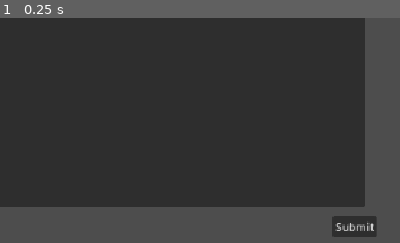
Above: before the commit, frame 1.
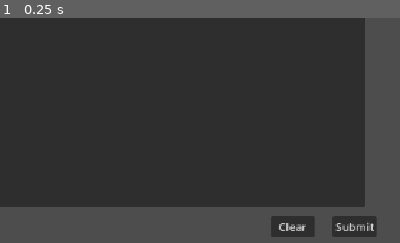
Above: after the commit, the same moment.

Repository: fishlis/SM2603-asm2
Game: Godot game, scene res://drawing_pad.tscn
The game is run twice, just before and just after one commit, with the same random seed, the same clock (stepped at 60 frames per second) and the same inputs. The project has no main scene, so this scene is started directly.
Inputs:
- Up to frame 1 (0.25 s): no input
The pictures show only the part of the screen within x 50-100%, y 50-100%; the shares and areas given below are measured in that part.

The runs differ from the first frame. In frame 1, 0.9% of the frame differs, in the area x 67-79%, y 88-98%.

Commit message:
Allow draw two lines

Diff:
--- a/drawing_pad.gd
+++ b/drawing_pad.gd
@@ -21,14 +21,15 @@
 var busy = false
 var points: PackedVector2Array = PackedVector2Array()
 var templates: Dictionary = {}
+var current_line: Line2D = null
 
 @onready var line: Line2D = $Line2D
 @onready var spawn_point: Control = $ComponentSpawnPoint
 @onready var submit_btn: Button = $SubmitButton
+@onready var clear_btn: Button = $ClearButton
 
 func _ready() -> void:
 	load_templates()
-	submit_btn.pressed.connect(_on_submit_pressed)
 
 func _gui_input(event: InputEvent) -> void:
 	if busy:
@@ -36,22 +37,25 @@
 #only allow to draw once at the same time
 	if event is InputEventMouseButton and event.button_index == MOUSE_BUTTON_LEFT:
 		if event.pressed:
-			drawing = true
-			points.clear()
-			line.clear_points()
+			current_line = Line2D.new()
+			current_line.width = 6.0
+			current_line.default_color = Color.WHITE
+			$Canvas.add_child(current_line)
 			add_pt(event.position)
 		else:
-			drawing = false
+			current_line = null
 #only checking the similarities when submit btn is pressed
-	elif event is InputEventMouseMotion and drawing:
-		add_pt(event.position)
+	elif event is InputEventMouseMotion and Input.is_mouse_button_pressed(MOUSE_BUTTON_LEFT):
+		if current_line != null:
+			add_pt(event.position)
 
 func add_pt(pos: Vector2) -> void:
 	var p: Vector2 = line.to_local(get_global_mouse_position())
 	if points.size() > 0 and points[-1].distance_to(p) < 3.0:
 		return
 	points.append(p)
-	line.add_point(p)
+	if current_line:
+			current_line.add_point(p)
 
 func _on_submit_pressed() -> void:
 	if busy or points.size() < 5:
@@ -129,7 +133,11 @@
 
 func clear_draw() -> void:
 	points.clear()
-	line.clear_points()
+	current_line = null
+	for child in $Canvas.get_children():
+		if child is Line2D:
+			child.queue_free()
+	busy = false
 
 func resample(pts: PackedVector2Array, n: int) -> PackedVector2Array:
 	var total: float = 0.0
@@ -220,3 +228,11 @@
 				pv.append(Vector2(float(pair[0]), float(pair[1])))
 			arr.append(pv)
 		templates[code] = arr
+
+
+func _on_submit_button_pressed() -> void:
+	_on_submit_pressed()
+
+
+func _on_clear_button_pressed() -> void:
+	clear_draw()
--- a/drawing_pad.tscn
+++ b/drawing_pad.tscn
@@ -49,3 +49,14 @@
 offset_right = 1118.0
 offset_bottom = 640.0
 text = "Submit"
+
+[node name="ClearButton" type="Button" parent="." unique_id=95249433]
+layout_mode = 0
+offset_left = 966.0
+offset_top = 609.0
+offset_right = 1029.0
+offset_bottom = 640.0
+text = "Clear"
+
+[connection signal="pressed" from="SubmitButton" to="." method="_on_submit_button_pressed"]
+[connection signal="pressed" from="ClearButton" to="." method="_on_clear_button_pressed"]
